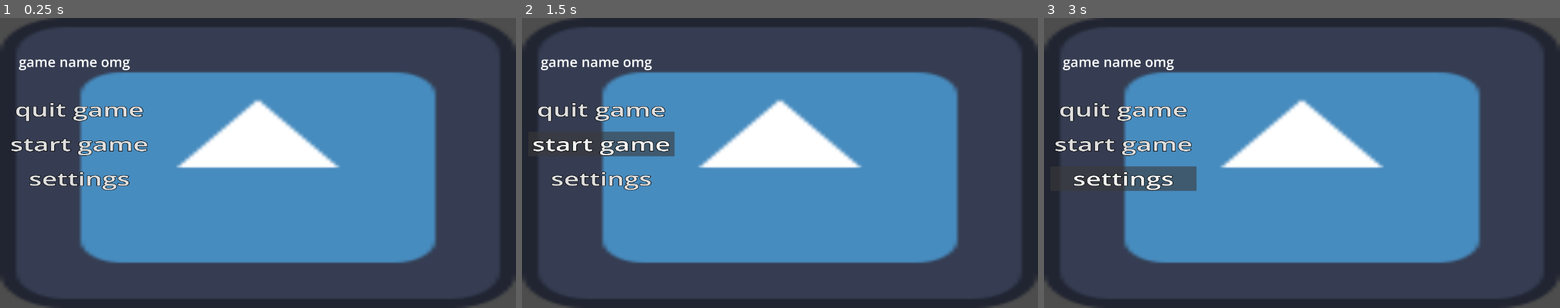
Above: before the commit, frames 1-3 (left to right).
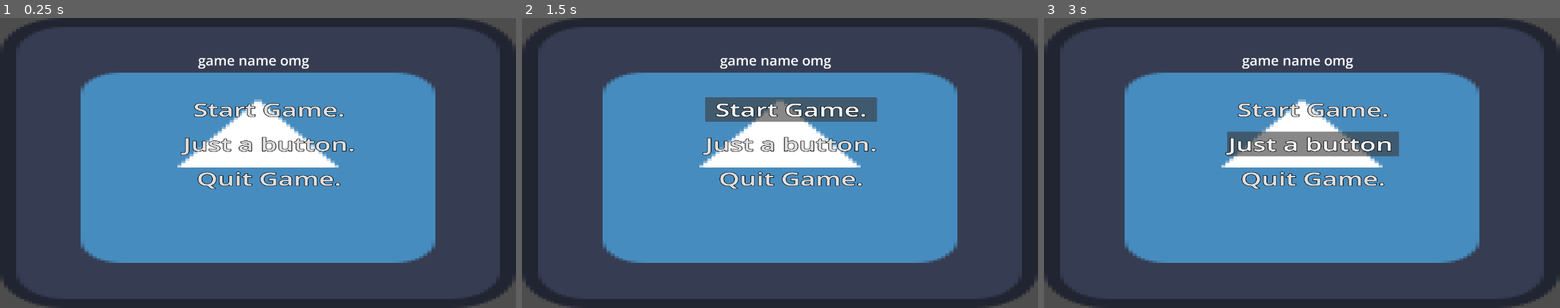
Above: after the commit, the same moments.

Repository: Ayaan-10/The-Lost-Key
Game: Godot game, scene res://scenes/titlescreen.tscn
Two runs of this game, one before a commit and one after it. Both use one fixed random seed, a clock stepped at 60 frames per second and the inputs below. The engine's default icon, where the game draws it, is replaced by a stand-in: a white triangle on a blue panel in a dark square.
Inputs:
- Up to frame 1 (0.25 s): no input
- Up to frame 2 (1.5 s): click "settings" (after the commit: "Just a button.") at 0.5 s; click "start game" (after the commit: "Start Game.") at 1.25 s
- Up to frame 3 (3 s): click "start game" (after the commit: "Start Game.") at 2 s; click "settings" (after the commit: "Just a button.") at 2.75 s

The runs differ from the first frame. In frame 1, 6.1% of the frame differs, in the area x 2-85%, y 13-85%; in frame 2, 9.0%; in frame 3, 8.9%.
Error after the commit: Parse Error: Expected expression as the function argument. (res://scripts/titlescreen.gd:4)

Commit message:
made titlescreen script

Diff:
--- a/scenes/titlescreen.tscn
+++ b/scenes/titlescreen.tscn
@@ -1,54 +1,59 @@
 [gd_scene format=3 uid="uid://dhovje1a6mkfs"]
 
+[ext_resource type="Script" uid="uid://bkbtro6i68wn" path="res://scripts/titlescreen.gd" id="1_3jj3l"]
 [ext_resource type="Texture2D" uid="uid://8odnu44i734o" path="res://icon.svg" id="1_6d6rd"]
-
-[sub_resource type="StyleBoxEmpty" id="StyleBoxEmpty_diwod"]
 
 [sub_resource type="StyleBoxEmpty" id="StyleBoxEmpty_yu5tm"]
 
 [sub_resource type="StyleBoxEmpty" id="StyleBoxEmpty_uq4ul"]
 
+[sub_resource type="StyleBoxEmpty" id="StyleBoxEmpty_diwod"]
+
 [node name="titlescreen" type="Node2D" unique_id=1957469048]
+script = ExtResource("1_3jj3l")
 
 [node name="TextureRect" type="TextureRect" parent="." unique_id=2039981470]
+texture_filter = 1
 offset_right = 1152.0
 offset_bottom = 648.0
 texture = ExtResource("1_6d6rd")
 
 [node name="VBoxContainer" type="VBoxContainer" parent="." unique_id=2052701213]
-offset_left = 14.000002
+offset_left = 409.0
 offset_top = 177.0
-offset_right = 610.85516
+offset_right = 1005.85516
 offset_bottom = 823.2386
 scale = Vector2(0.54787165, 0.37137985)
 theme_override_constants/separation = 60
+
+[node name="start game button" type="Button" parent="VBoxContainer" unique_id=525885010]
+layout_mode = 2
+theme_override_constants/outline_size = 10
+theme_override_font_sizes/font_size = 108
+theme_override_styles/normal = SubResource("StyleBoxEmpty_yu5tm")
+text = "Start Game."
+
+[node name="settings button" type="Button" parent="VBoxContainer" unique_id=1912378623]
+layout_mode = 2
+theme_override_constants/outline_size = 10
+theme_override_font_sizes/font_size = 108
+theme_override_styles/normal = SubResource("StyleBoxEmpty_uq4ul")
+text = "Just a button."
 
 [node name="quit game button" type="Button" parent="VBoxContainer" unique_id=1184895865]
 layout_mode = 2
 theme_override_constants/outline_size = 10
 theme_override_font_sizes/font_size = 108
 theme_override_styles/normal = SubResource("StyleBoxEmpty_diwod")
-text = "quit game"
-
-[node name="start game button" type="Button" parent="VBoxContainer" unique_id=525885010]
-layout_mode = 2
-theme_override_constants/outline_size = 10
-theme_override_font_sizes/font_size = 108
-theme_override_styles/normal = SubResource("StyleBoxEmpty_yu5tm")
-text = "start game"
-
-[node name="settings button" type="Button" parent="VBoxContainer" unique_id=1912378623]
-layout_mode = 2
-theme_override_constants/outline_size = 10
-theme_override_font_sizes/font_size = 108
-theme_override_styles/normal = SubResource("StyleBoxEmpty_uq4ul")
-text = "settings"
+text = "Quit Game."
 
 [node name="Label" type="Label" parent="." unique_id=1031355850]
-offset_left = 42.0
-offset_top = 76.0
-offset_right = 1374.8845
-offset_bottom = 235.3244
+offset_left = 299.0
+offset_top = 51.0
+offset_right = 1338.4945
+offset_bottom = 218.09631
 scale = Vector2(0.51467323, 0.51467323)
 theme_override_font_sizes/font_size = 60
 text = "game name omg"
+horizontal_alignment = 1
+vertical_alignment = 1
--- /dev/null
+++ b/scripts/titlescreen.gd
@@ -0,0 +1,7 @@
+extends Node2D
+
+func _on_start_game_pressed() -> void:
+	get_tree().change_scene_to_file(...)
+
+func _on_quit_game_pressed() -> void:
+	get_tree().quit()
Not shown, added: scripts/titlescreen.gd.uid
